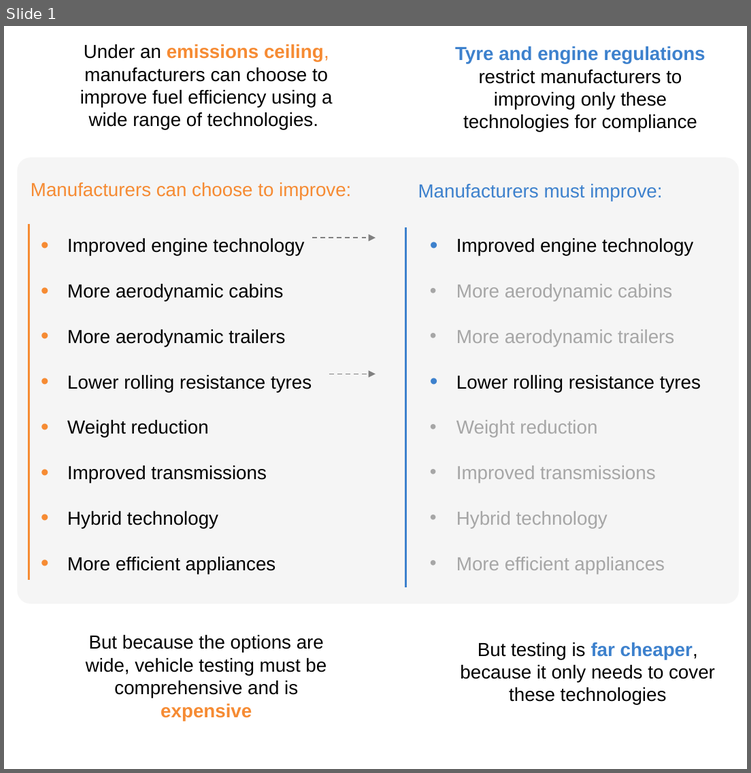
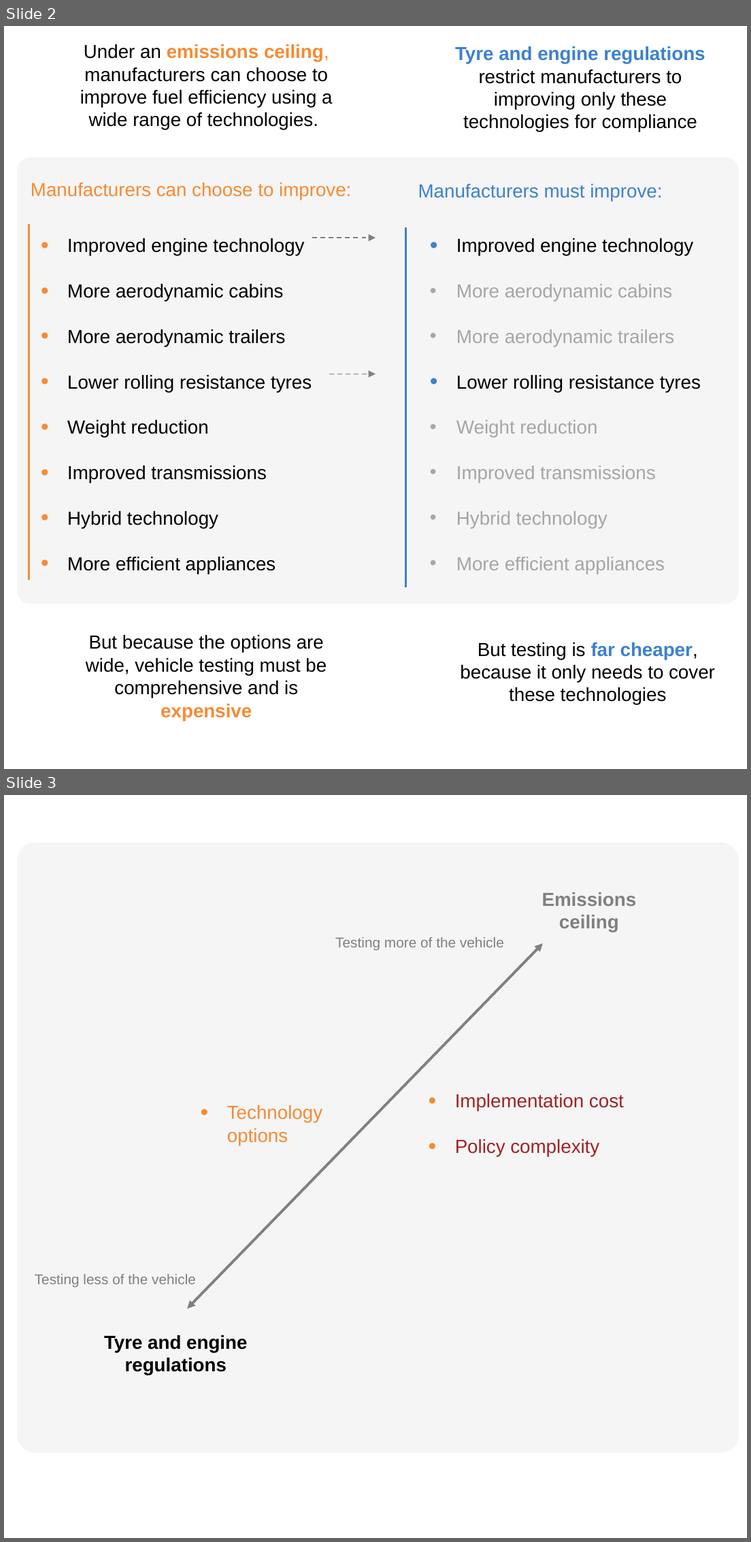
Before and after one commit to grattan/grattan-truck-model, a slide deck: tech-regs-explanatory-chart.pptx. Shown one above the other, each under a label of ours: slide 1 before the commit, slides 2 and 3 after it. The pictures are 751x773 and 751x1542 pixels, drawn with LibreOffice and Linux fonts; fonts in the diff are those of the drawing. Boxes give left, top, right and bottom in pixels: in the first picture for what was removed or moved away, otherwise in the second. Text is boxed around its words. In the diff, an @@ line names an element or a change of style, - is before the commit and + after.

```diff
--- a/tech-regs-explanatory-chart.pptx
+++ b/tech-regs-explanatory-chart.pptx
@@ slide 3 added at [4,795,747,1538], background #FFFFFF @@
@@ rounded rectangle added at [17,843,738,1453], fill #D9D9D9 at 24% opacity @@
@@ text added at [542,892,636,932], 16 pt, text #808080, bold @@
+Emissions
+ceiling
@@ text added at [335,937,504,950], 12 pt, text #808080 @@
+Testing more of the vehicle
@@ double arrow added from (187, 1308) to (543, 943), #808080 2.25 pt @@
@@ text added at [455,1094,623,1156], 16 pt, text #A02226 @@
+• Implementation cost
+• Policy complexity
@@ text added at [227,1105,322,1145], 16 pt, text #F68B33 @@
+• Technology options
@@ text added at [35,1274,196,1287], 12 pt, text #808080 @@
+Testing less of the vehicle
@@ text added at [104,1335,247,1375], 16 pt, text #000000, bold @@
+Tyre and engine
+regulations
@@ what was slide 1 is now slide 2 @@
```
Also in this commit, not shown: 1 other slide added, 1 slide removed, 35 other files.
